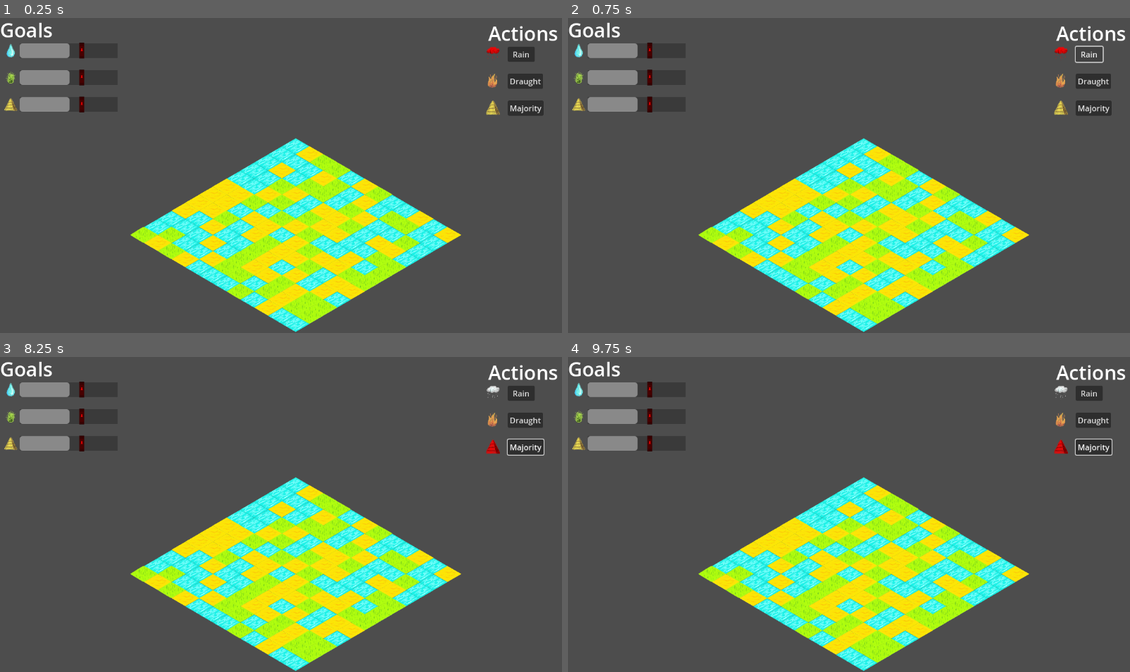
Above: before the commit, frames 1-4 (two rows, left to right).
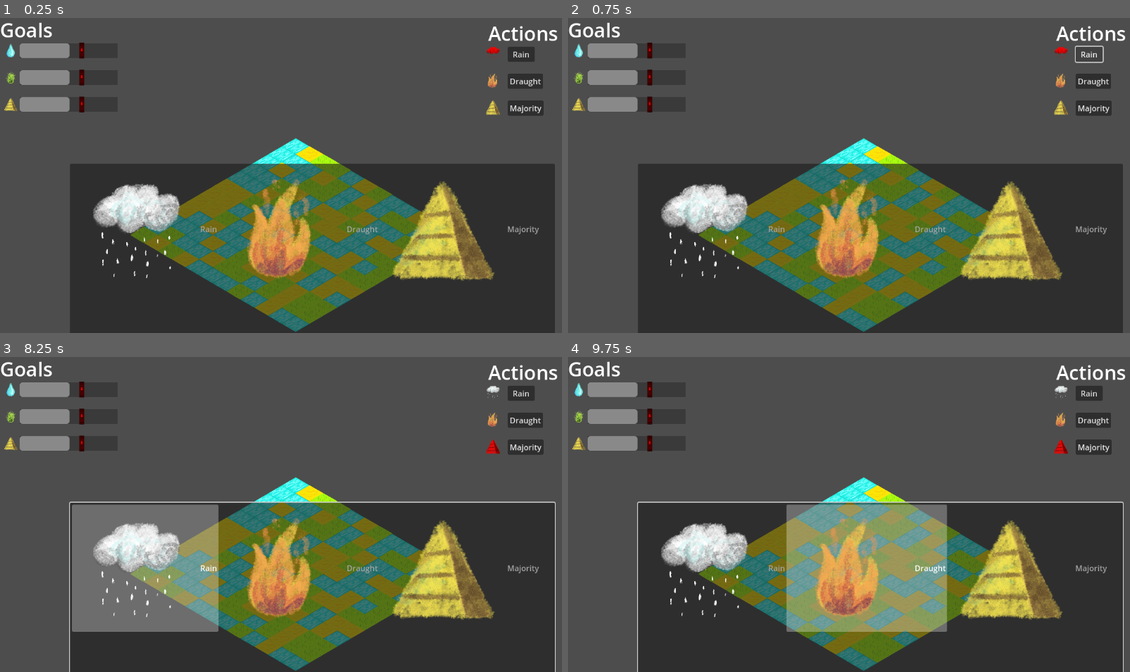
Above: after the commit, the same moments.

Repository: matouseek/game_jam_24
Game: Godot game, scene res://scenes/game.tscn
Same seed, same stepped clock (60 frames per second), same inputs: the game is played once before the commit and once after it. The engine's default icon, where the game draws it, is replaced by a stand-in: a white triangle on a blue panel in a dark square.
Inputs (mouse positions are in pixels of both pictures, inside the frame that each line leads up to):
- Up to frame 1 (0.25 s): no input
- Up to frame 2 (0.75 s): click "Rain" at 0.5 s
- Up to frame 3 (8.25 s): click "Draught" at 1.25 s; click "Majority" at 2 s; click "Rain" at 2.75 s; click "Draught" at 3.5 s; click "Majority" at 4.25 s; click "Rain" at 5 s; click "Draught" at 5.75 s; click "Majority" at 6.5 s; tap Enter at 7.25 s; move the mouse to (404, 498) at 7.27 s; click (404, 498) at 7.42 s; tap Space at 8 s; move the mouse to (168, 530) at 8.02 s; click (168, 530) at 8.17 s
- Up to frame 4 (9.75 s): tap Enter at 8.75 s; move the mouse to (905, 445) at 8.77 s; click (905, 445) at 8.92 s; tap Space at 9.5 s; move the mouse to (820, 577) at 9.52 s; click (820, 577) at 9.67 s

The runs differ from the first frame. In frame 1, 46% of the frame differs, in the area x 12-99%, y 46-100%; in frame 2, 46%; in frame 3, 47%, in the area x 12-99%, y 25-100%; in frame 4, 47%.

Commit message:
Added ItemList v1.0

Diff:
--- a/scenes/hud.tscn
+++ b/scenes/hud.tscn
@@ -160,6 +160,21 @@
 region_enabled = true
 region_rect = Rect2(23.9042, 26.6709, 209.595, 208.901)
 
+[node name="ItemList" type="ItemList" parent="."]
+offset_left = 143.0
+offset_top = 302.0
+offset_right = 1133.0
+offset_bottom = 669.0
+item_count = 3
+max_columns = 3
+item_0/text = "Rain"
+item_0/icon = ExtResource("2_dhwe4")
+item_1/text = "Draught"
+item_1/icon = ExtResource("3_hnhey")
+item_2/text = "Majority"
+item_2/icon = ExtResource("5_0yjri")
+
 [connection signal="pressed" from="Actions/Rain/Rain" to="." method="_on_rain_pressed"]
 [connection signal="pressed" from="Actions/Draught/Draught" to="." method="_on_draught_pressed"]
 [connection signal="pressed" from="Actions/Majority/Majority" to="." method="_on_majority_pressed"]
+[connection signal="item_clicked" from="ItemList" to="." method="_on_item_list_item_clicked"]
--- a/scripts/hud.gd
+++ b/scripts/hud.gd
@@ -31,3 +31,7 @@
 
 func reset_hud():
 	action_nodes[PS.selected_effect].modulate = Color(1, 1, 1)
+
+
+func _on_item_list_item_clicked(index: int, at_position: Vector2, mouse_button_index: int) -> void:
+	print(index)
